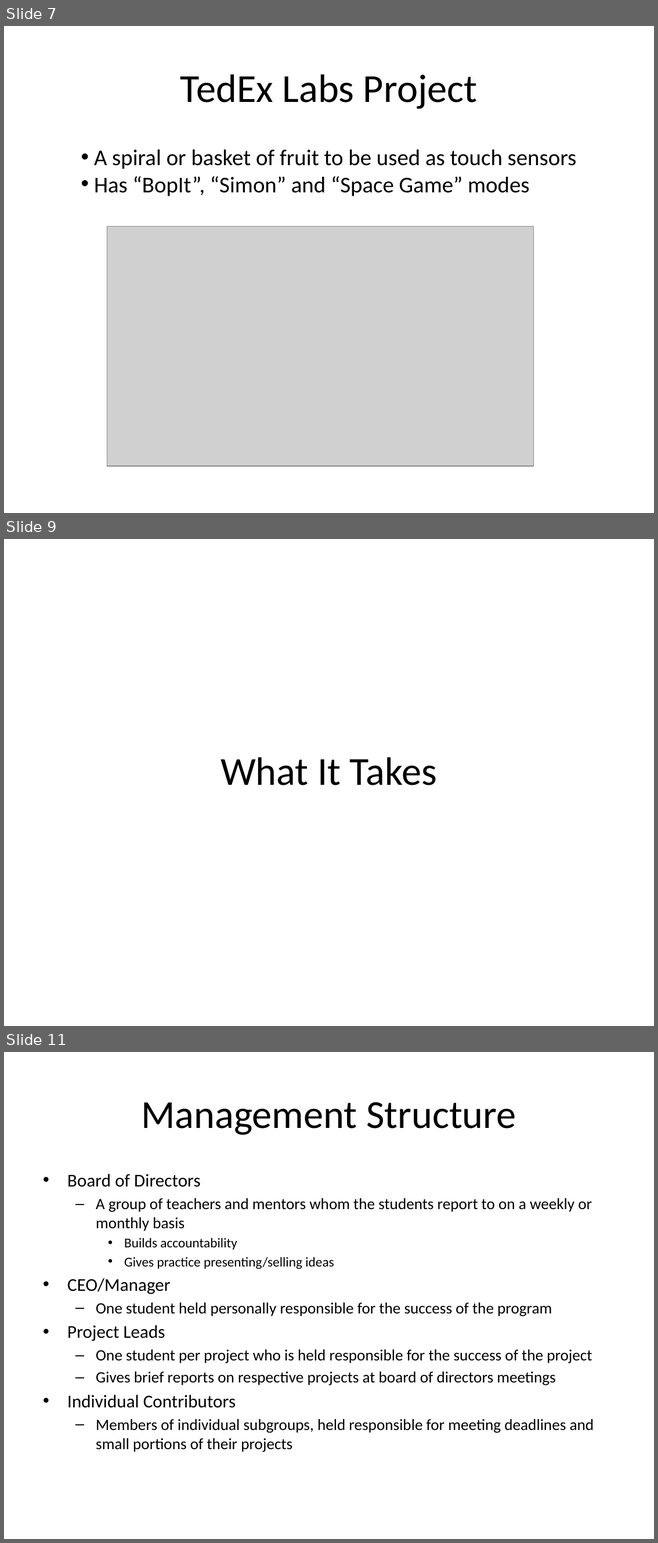
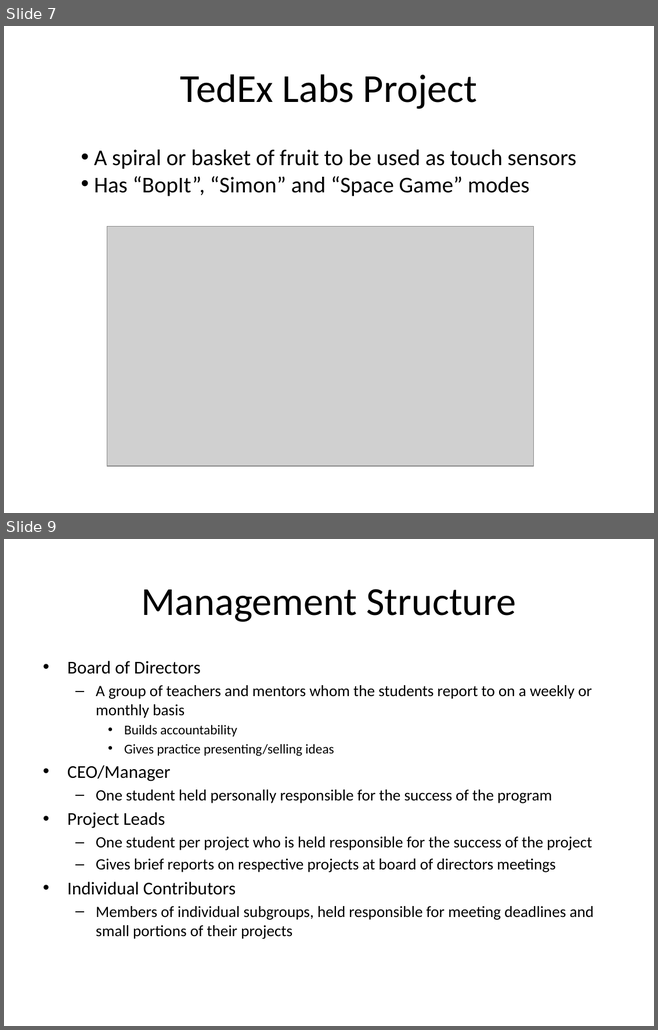
Before and after one commit to ChapResearch/ChapR, a slide deck: ChaprSVN/Promo/Chap Research 2015 Kickoff Presentation.pptx. Shown one above the other, each under a label of ours: slides 7, 9 and 11 before the commit, slides 7 and 9 after it; the slides between them are not shown. The pictures are 658x1543 and 658x1030 pixels, drawn with LibreOffice and Linux fonts; fonts in the diff are those of the drawing; grey boxes stand for pictures. Boxes give left, top, right and bottom in pixels: in the first picture for what was removed or moved away, otherwise in the second. Text is boxed around its words. In the diff, an @@ line names an element or a change of style, - is before the commit and + after.

```diff
--- a/ChaprSVN/Promo/Chap Research 2015 Kickoff Presentation.pptx
+++ b/ChaprSVN/Promo/Chap Research 2015 Kickoff Presentation.pptx
@@ slide 9 removed at bbox=[4, 539, 654, 1026], background #FFFFFF @@
@@ title removed at bbox=[220, 757, 437, 785] @@
-What It Takes
@@ what was slide 11 is now slide 9 @@
```
Also in this commit, not shown: 1 slide changed, 1 other slide removed, 2 other files.
